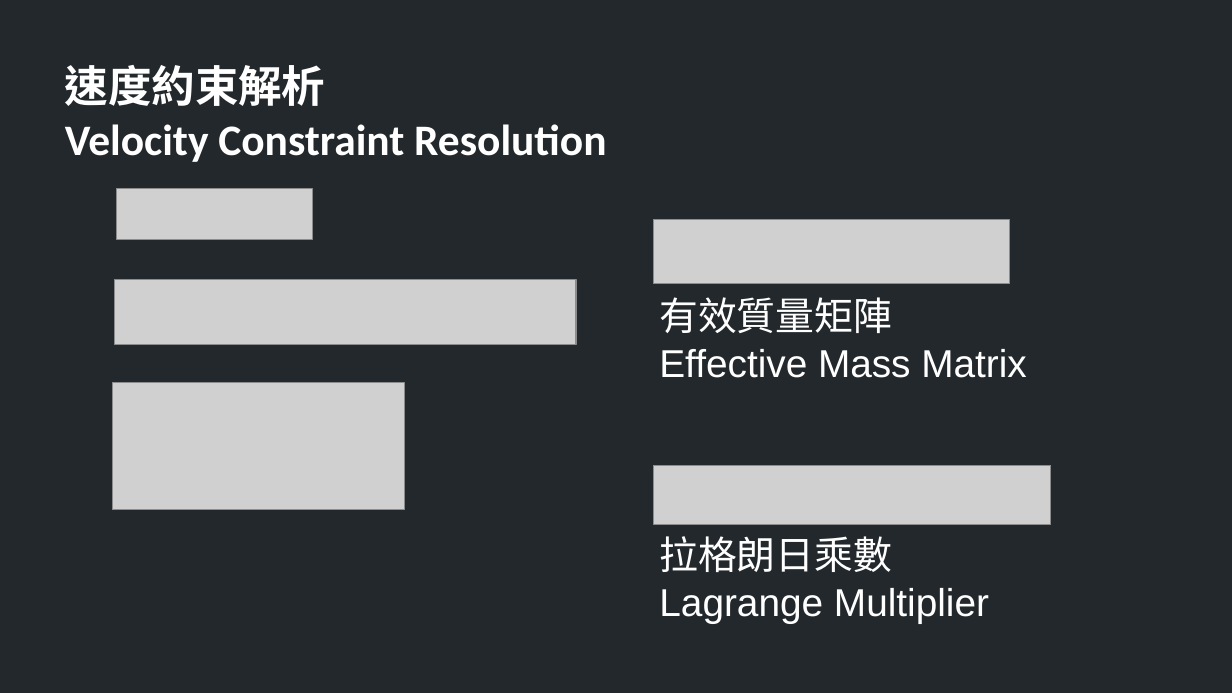
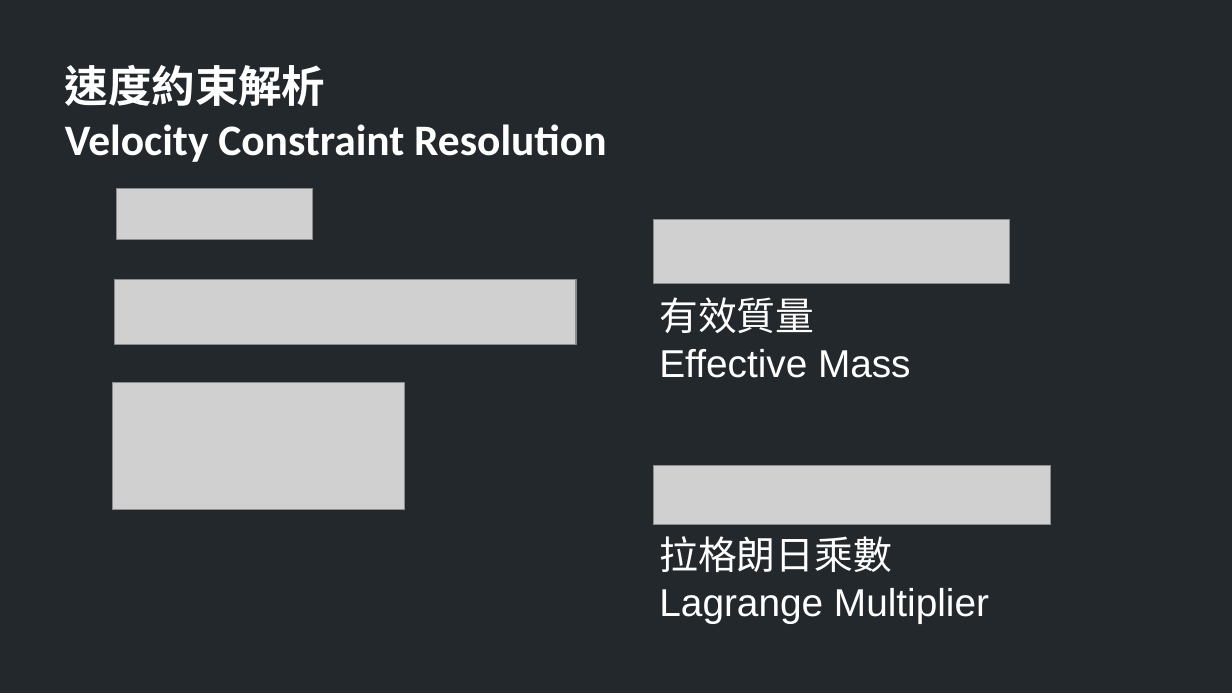
Before and after one commit to TheAllenChou/unity-physics-constraints, a slide deck: slide 12 of slides/physics constraints in games.odp. Drawn at 1232x693 pixels with LibreOffice and Linux fonts; fonts in the diff are those of the drawing; grey boxes stand for pictures. Boxes give left, top, right and bottom in pixels: in the first picture for what was removed or moved away, otherwise in the second. Text is boxed around its words. In the diff, an @@ line names an element or a change of style, - is before the commit and + after.

```diff
--- a/slides/physics constraints in games.odp
+++ b/slides/physics constraints in games.odp
@@ text at box(659, 297, 911, 378): text changed @@
-有效質量矩陣
-Effective Mass Matrix
+有效質量
+Effective Mass
```
Also in this commit, not shown: 8 other slides changed, 4 slides added, 10 other files.
